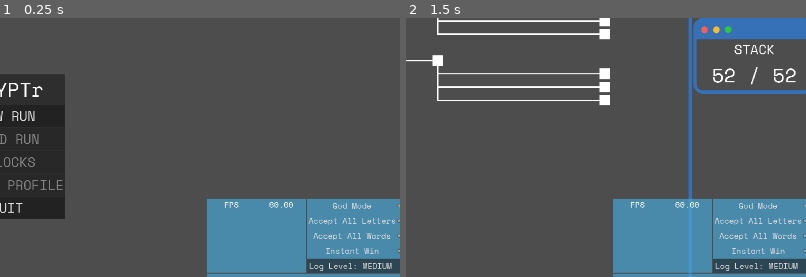
Above: before the commit, frames 1-2 (left to right).
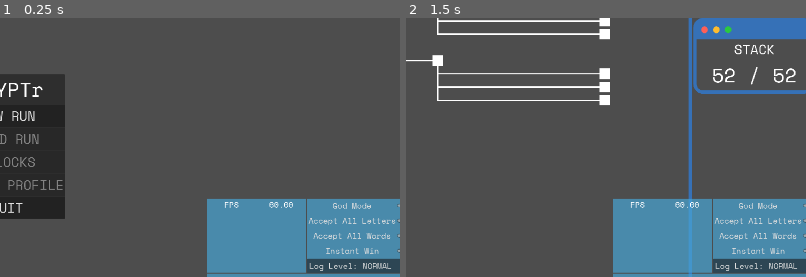
Above: after the commit, the same moments.

Repository: LucasMc17/CRYPTr
Game: Godot game, scene res://root.tscn
The game is run twice, just before and just after one commit, with the same random seed, the same clock (stepped at 60 frames per second) and the same inputs.
Inputs (mouse positions are % of the whole screen's width and height, from its top left):
- Up to frame 1 (0.25 s): no input
- Up to frame 2 (1.5 s): click (88, 99) at 0.52 s; type "12" at 0.6 s; click "NEW RUN" at 1.25 s
The pictures show only the part of the screen within x 49-99%, y 25-75%; the shares and areas given below are measured in that part.

The runs differ from the first frame. In frame 1, 0.1% of the frame differs, in the area x 90-98%, y 94-97%; in frame 2, 0.1%.

Commit message:
new system for printing and log level checks

Diff:
--- a/globals/debug_node.gd
+++ b/globals/debug_node.gd
@@ -54,28 +54,12 @@
 
 
 ## Print method for logging information to the debug console from this global node.
-func print(message):
+func print(message, min_log_level := 0):
 	if debug_console:
-		debug_console.log(message)
+		if log_level >= min_log_level:
+			debug_console.log(message)
 	else:
-		print_queue.append(message)
-
-
-## Method for arbitrarily logging for debug purposes.
-func p(message):
-	DebugNode.print(message)
-
-
-## Prints the message only if log level is NORMAL or higher.
-func print_n(message):
-	if log_level > 0:
-		DebugNode.print(message)
-
-
-## Prints the message only if log level is HIGH.
-func print_h(message):
-	if log_level > 1:
-		DebugNode.print(message)
+		print_queue.append({"message": message, "min_log_level": min_log_level})
 
 
 ## Factory function for creating printable format of complex objects.
--- a/globals/events.gd
+++ b/globals/events.gd
@@ -25,8 +25,8 @@
 	func _init(param_event : String):
 		time = Time.get_time_string_from_system()
 		event = param_event
-		DebugNode.print_n(event)
-		DebugNode.print_h(to_dictionary.call())
+		DebugNode.print(event, 1)
+		DebugNode.print(to_dictionary.call(), 2)
 
 # RUN LIFECYCLE
 
--- a/resources/subprocesses/hooks/hook.gd
+++ b/resources/subprocesses/hooks/hook.gd
@@ -80,6 +80,6 @@
 func _on_triggered(params : Events.ParamsObject) -> void:
 	if !filter(params):
 		return
-	DebugNode.p(hook_name + ' triggered!')
+	DebugNode.print(hook_name + ' triggered!')
 	for function in functions:
 		function.run()
--- a/scenes/debug_ui/debug_blocks/debug_console.gd
+++ b/scenes/debug_ui/debug_blocks/debug_console.gd
@@ -14,10 +14,10 @@
 @onready var command_line := %CommandLine
 
 func _ready():
-	print(DebugNode.print_queue)
 	DebugNode.debug_console = self
-	for message in DebugNode.print_queue:
-		DebugNode.print(message)
+	for command in DebugNode.print_queue:
+		DebugNode.print(command.message, command.min_log_level)
+	DebugNode.print_queue.clear()
 	Events.command_help.connect(func (_params): commands.help())
 	Events.command_clear.connect(func (_params): clear())
 	Events.command_echo.connect(func (params): DebugNode.print(' '.join(params)))
--- a/scenes/debug_ui/debug_blocks/debug_controls.tscn
+++ b/scenes/debug_ui/debug_blocks/debug_controls.tscn
@@ -53,7 +53,7 @@
 item_count = 3
 popup/item_0/text = "NONE"
 popup/item_0/id = 0
-popup/item_1/text = "MEDIUM"
+popup/item_1/text = "NORMAL"
 popup/item_1/id = 1
 popup/item_2/text = "HIGH"
 popup/item_2/id = 2
--- a/slices/run/states/encounter/encounter.gd
+++ b/slices/run/states/encounter/encounter.gd
@@ -29,7 +29,7 @@
 	Events.command_lose.connect(func (_params): _lose())
 
 	if DebugNode.command_args.is_debug_encounter:
-		DebugNode.print_n('ENCOUNTER accessed directly')
+		DebugNode.print('ENCOUNTER accessed directly', 1)
 
 	_discards = Player.discards
 	_deck = DeckModule.new(true)
--- a/slices/run/states/encounter/scoring_module.gd
+++ b/slices/run/states/encounter/scoring_module.gd
@@ -11,7 +11,7 @@
 ## The tally of points earned by the current word, as it is evaluated. Increases as each letter is scored/muliplier applied, then is added to `current_score`, then reset to zero.
 var evaluating_score := 0.0:
 	set(val):
-		DebugNode.p(val)
+		DebugNode.print(val)
 		evaluating_score = val
 ## Whether a word is actively scoring.
 var is_evaluating := false
--- a/slices/run/states/map/map.gd
+++ b/slices/run/states/map/map.gd
@@ -12,4 +12,4 @@
 	else:
 		map_instance.resume_map()
 	if DebugNode.command_args.is_debug_map:
-		DebugNode.print_n('MAP accessed directly')
+		DebugNode.print('MAP accessed directly', 1)
